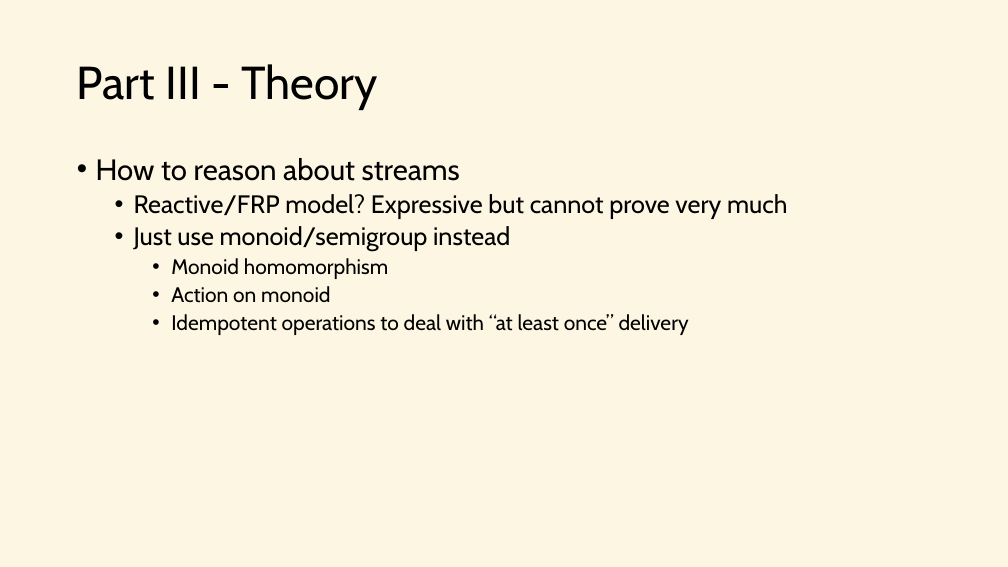
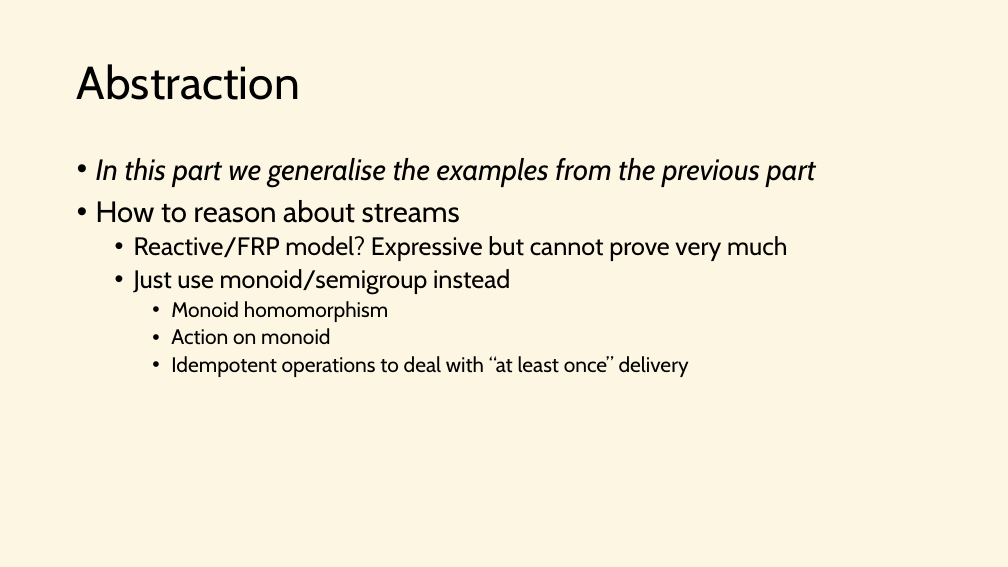
Before and after one commit to j-mueller/talks, a slide deck: slide 18 of 2016-12-scala-exchange/stream-processing.pptx (slide 4 before the commit). Drawn at 1008x567 pixels with LibreOffice and Linux fonts; fonts in the diff are those of the drawing. Boxes give left, top, right and bottom in pixels: in the first picture for what was removed or moved away, otherwise in the second. Text is boxed around its words. In the diff, an @@ line names an element or a change of style, - is before the commit and + after.

```diff
--- a/2016-12-scala-exchange/stream-processing.pptx
+++ b/2016-12-scala-exchange/stream-processing.pptx
@@ title at (x1=77, y1=64, x2=300, y2=100): text changed @@
-Part III - Theory
+Abstraction
@@ text at (x1=96, y1=158, x2=816, y2=187): paragraph added @@
+• In this part we generalise the examples from the previous part
```
Also in this commit, not shown: 2 other slides changed, 18 slides added, 1 slide removed, 2 other files.
